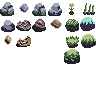
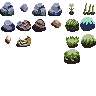
Layered file, before and after one edit (w=96, h=96). Changes by layer:
painted on "Capa 22" over (0, 2, 96, 64)
removed layer "Capa 16" over (0, 9, 46, 16)
removed layer "Capa 18" over (17, 20, 31, 30)
removed layer "Capa 19" over (34, 19, 46, 30)
removed layer "Capa 24" over (4, 35, 12, 45)
removed layer "Capa 21" over (0, 2, 96, 64)
